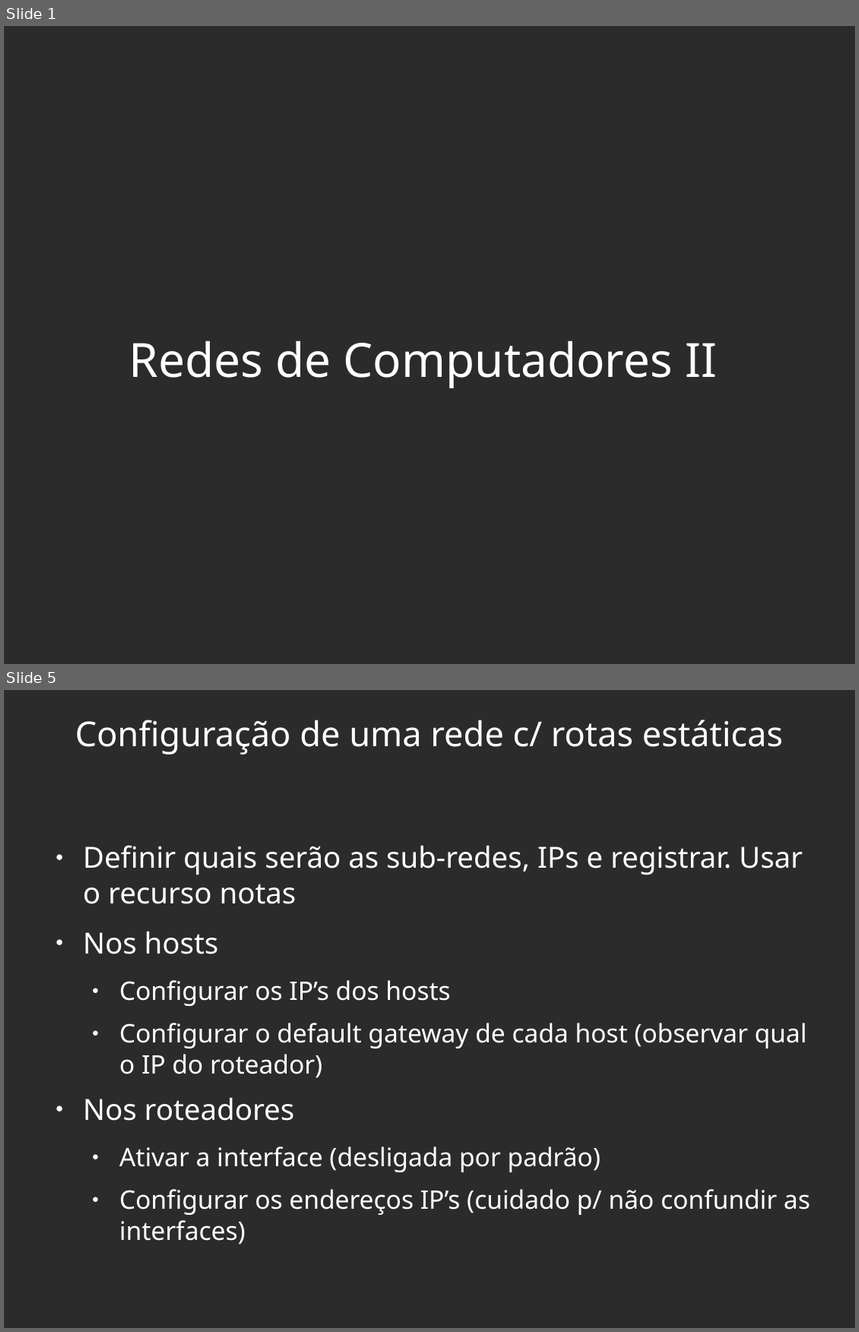
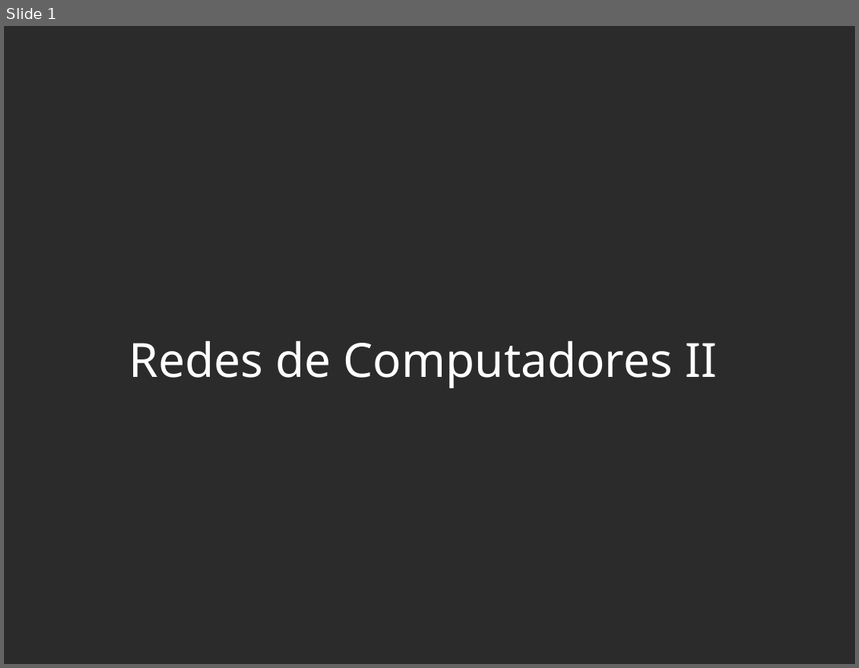
Before and after one commit to viniciusalveshax/aulas, a slide deck: redes-2/pdf12-roteadores4-rotas-dinamicas2/pdf12-roteadores4-rotas-dinamicas2.odp. Shown one above the other, each under a label of ours: slides 1 and 5 before the commit, slide 1 after it; the slides between them are not shown. The pictures are 859x1332 and 859x668 pixels, drawn with LibreOffice and Linux fonts; fonts in the diff are those of the drawing; background and template pictures are left out; a plain dark background stands for a picture behind light text. Boxes give left, top, right and bottom in pixels: in the first picture for what was removed or moved away, otherwise in the second. Text is boxed around its words. In the diff, an @@ line names an element or a change of style, - is before the commit and + after.

Commit message:
Adicionando pdf 12 sobre rotas dinâmicas

```diff
--- a/redes-2/pdf12-roteadores4-rotas-dinamicas2/pdf12-roteadores4-rotas-dinamicas2.odp
+++ b/redes-2/pdf12-roteadores4-rotas-dinamicas2/pdf12-roteadores4-rotas-dinamicas2.odp
@@ slide 5 removed at [4,690,855,1328], background picture (left out) @@
@@ title removed at [75,720,783,755] @@
-Configuração de uma rede c/ rotas estáticas
@@ text removed at [83,845,810,1215] @@
-● Definir quais serão as sub-redes, IPs e registrar. Usar o recurso notas
-● Nos hosts
-  ● Configurar os IP’s dos hosts
-  ● Configurar o default gateway de cada host (observar qual o IP do roteador)
-● Nos roteadores
-  ● Ativar a interface (desligada por padrão)
-  ● Configurar os endereços IP’s (cuidado p/ não confundir as interfaces)
```
Also in this commit, not shown: 4 slides changed, 9 slides added, 19 other slides removed, 3 other files.
